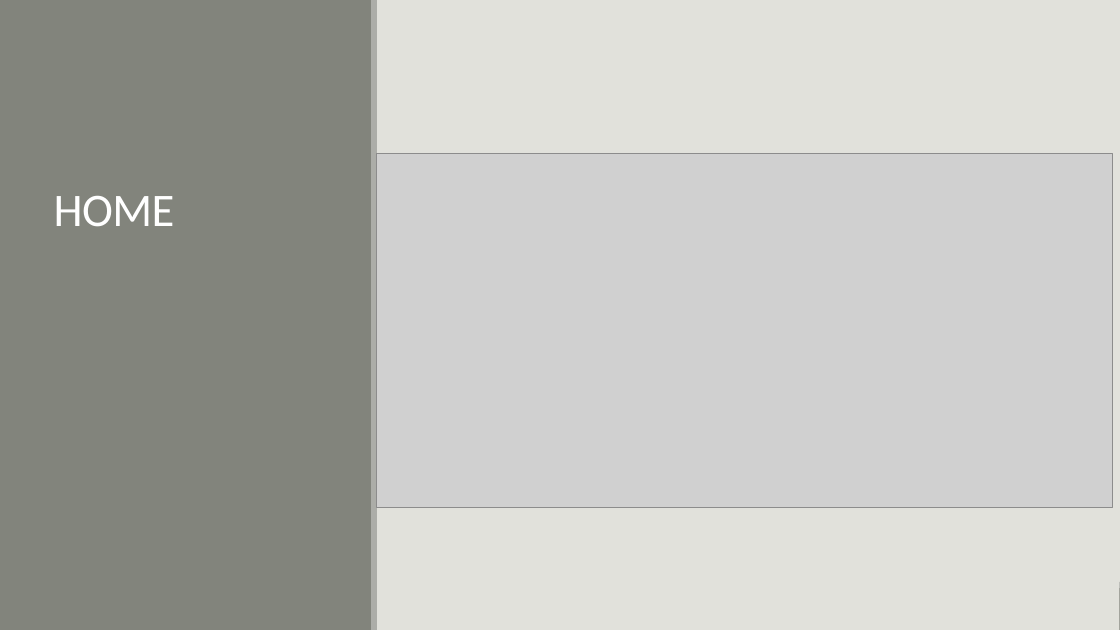
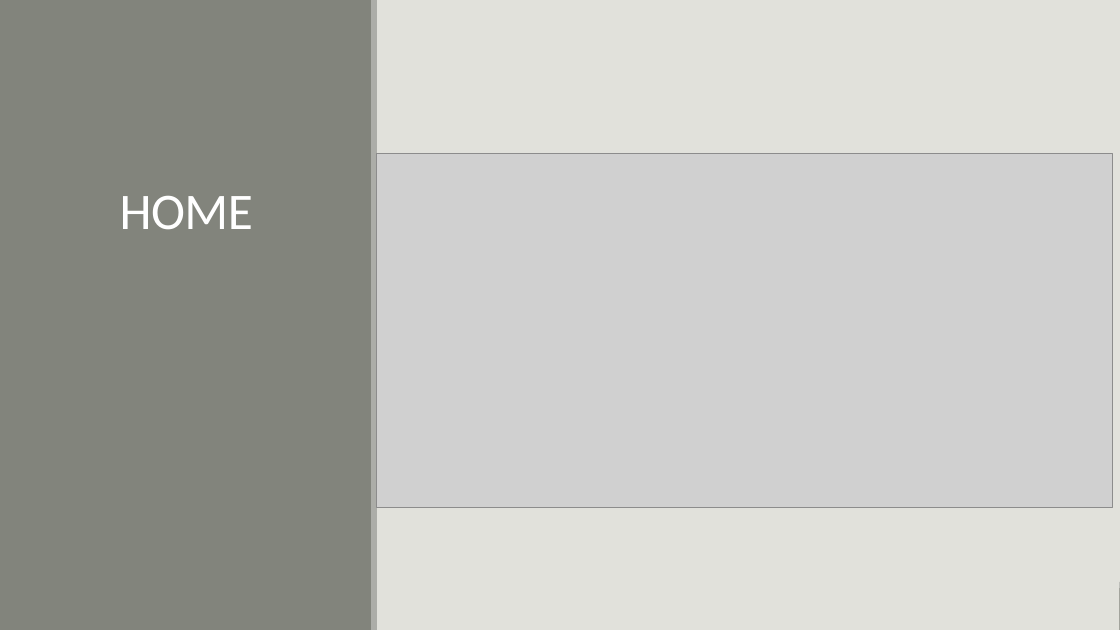
Before and after one commit to lunatos/TI2-BancoDeDados, a slide deck: slide 11 of slides/Sprint2-meeting-pool.pptx. Drawn at 1120x630 pixels with LibreOffice and Linux fonts; fonts in the diff are those of the drawing; grey boxes stand for pictures. Boxes give left, top, right and bottom in pixels: in the first picture for what was removed or moved away, otherwise in the second. Text is boxed around its words. In the diff, an @@ line names an element or a change of style, - is before the commit and + after.

```diff
--- a/slides/Sprint2-meeting-pool.pptx
+++ b/slides/Sprint2-meeting-pool.pptx
@@ title "HOME": place and size @@
-title "HOME" at (54, 196, 175, 227)
+title "HOME" at (120, 196, 253, 230)
@@ title "HOME" at (120, 196, 253, 230): size 40 to 44 pt @@
```
Also in this commit, not shown: 1 slide added, 1 slide removed, 1 other file.
